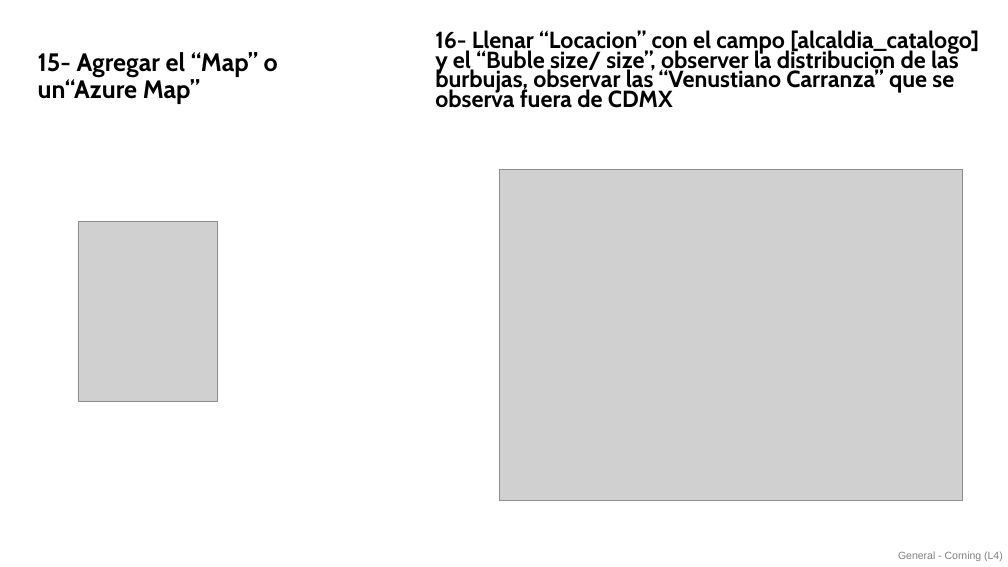
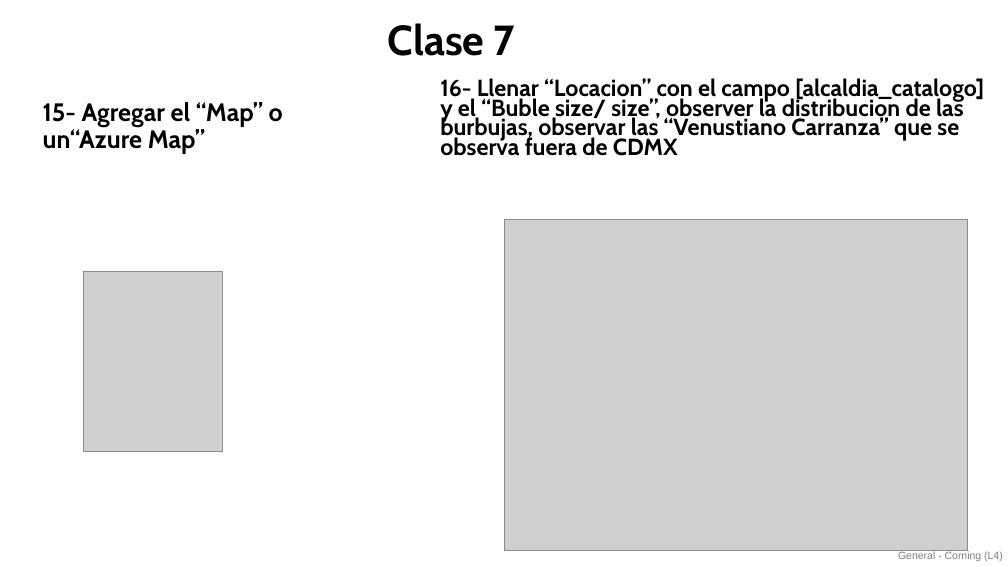
Before and after one commit to EduardoGlzF/PBICourses, a slide deck: slide 9 of Clase7.pptx. Drawn at 1008x567 pixels with LibreOffice and Linux fonts; fonts in the diff are those of the drawing; grey boxes stand for pictures. Boxes give left, top, right and bottom in pixels: in the first picture for what was removed or moved away, otherwise in the second. Text is boxed around its words. In the diff, an @@ line names an element or a change of style, - is before the commit and + after.

```diff
--- a/Clase7.pptx
+++ b/Clase7.pptx
@@ text added at (388,23,515,56), 40 pt, text #000000, bold @@
+Clase 7
@@ 2 pictures, 2 texts: place and size @@
-2 pictures, 2 texts at (38,30,979,501)
+2 pictures, 2 texts at (43,78,984,551)
```
Also in this commit, not shown: 4 slides added.
